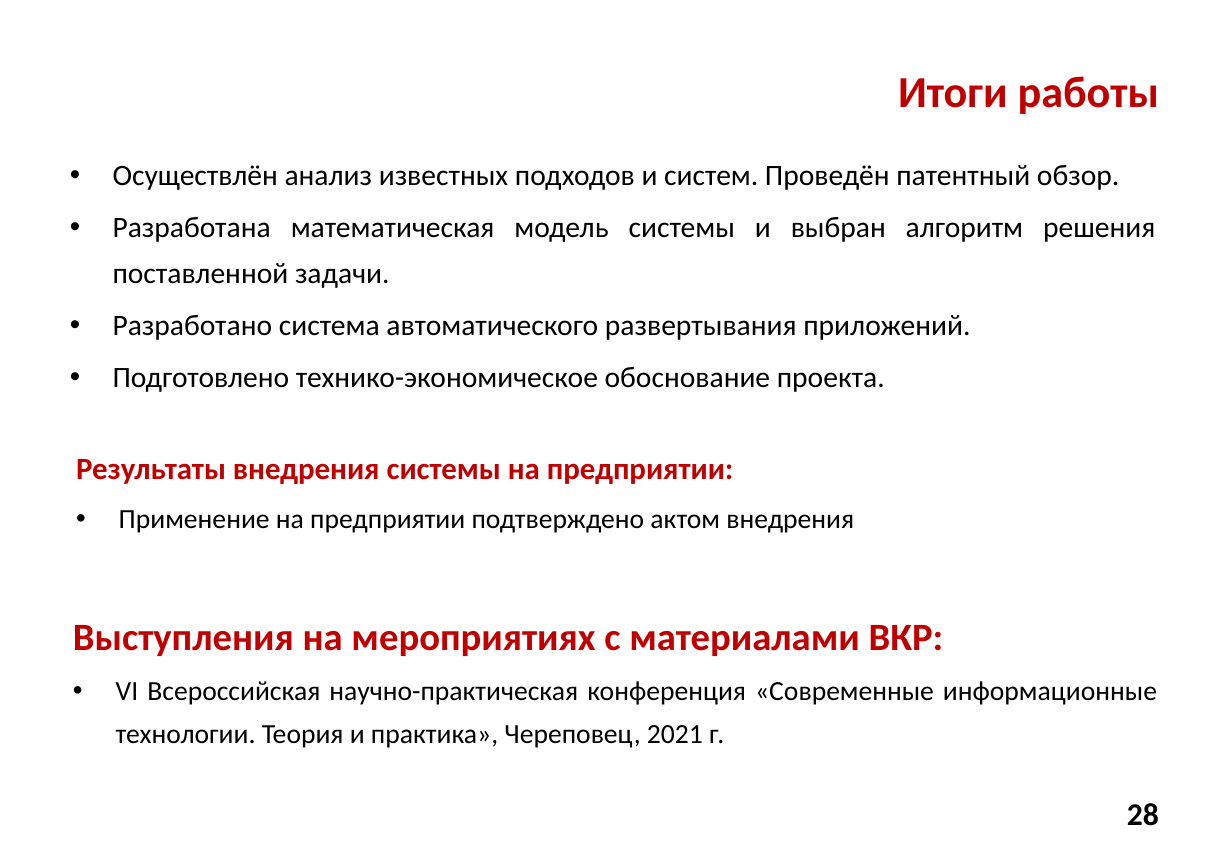
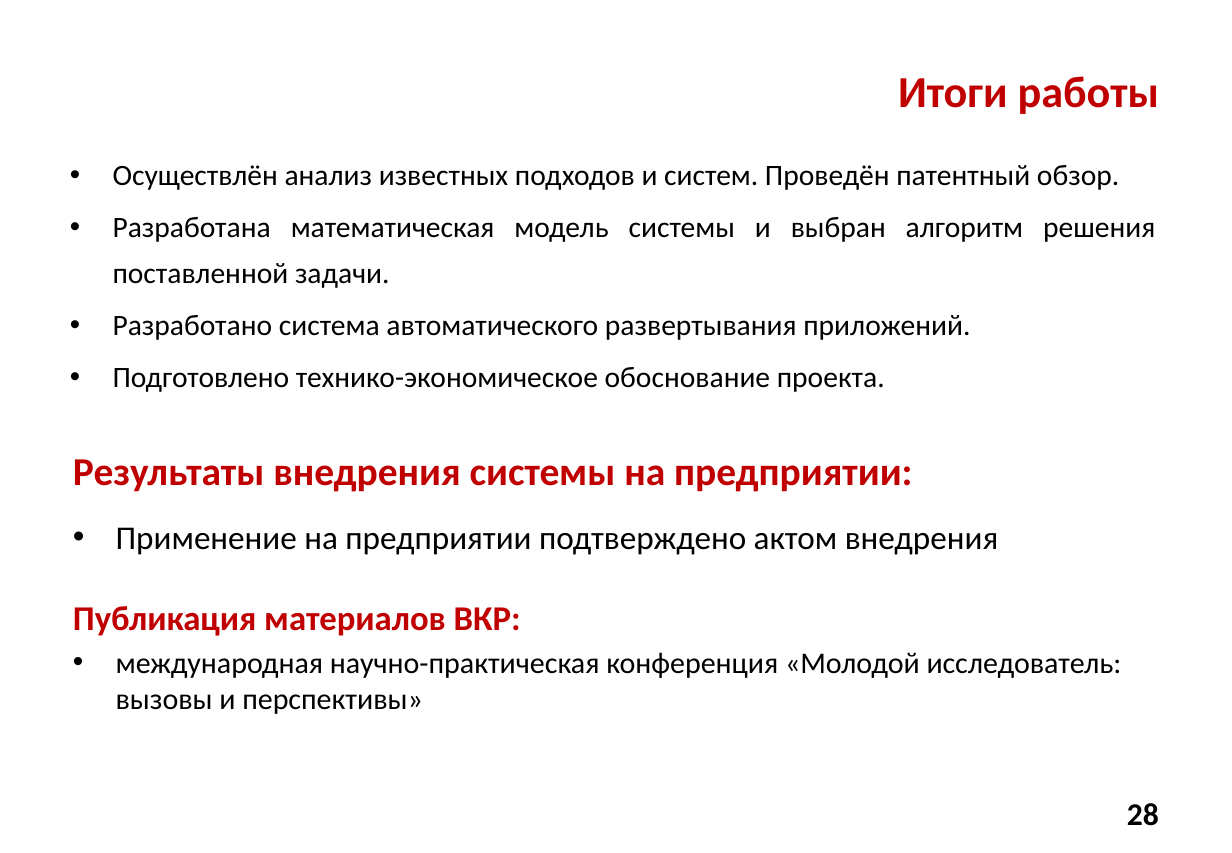
Before and after one commit to Alex-made/diplom, a slide deck: slide 28 of Презентация/Презентация диплома.pptx. Drawn at 1232x853 pixels with LibreOffice and Linux fonts; fonts in the diff are those of the drawing; background and template pictures are left out. Boxes give left, top, right and bottom in pixels: in the first picture for what was removed or moved away, otherwise in the second. Text is boxed around its words. In the diff, an @@ line names an element or a change of style, - is before the commit and + after.

```diff
--- a/Презентация/Презентация диплома.pptx
+++ b/Презентация/Презентация диплома.pptx
@@ text "Результаты внедрения системы на предприятии:" at bbox=[73, 459, 998, 555]: size 19.6 to 25 pt in "Результаты внедрения системы на предприятии:"; size 17.5 to 21 pt in "Применение на предприятии подтверждено актом внедрения"; line spacing 1.8 to 1.9; more space between paragraphs; line spacing 1.3 to 1.4 @@
@@ text at bbox=[73, 606, 1122, 714]: text changed; size 17.5 to 19 pt @@
-Выступления на мероприятиях с материалами ВКР:
-• VI Всероссийская научно-практическая конференция «Современные информационные технологии. Теория и практика», Череповец, 2021 г.
+Публикация материалов ВКР:
+• международная научно-практическая конференция «Молодой исследователь: вызовы и перспективы»
```
Also in this commit, not shown: 4 other slides changed, 1 other file.
